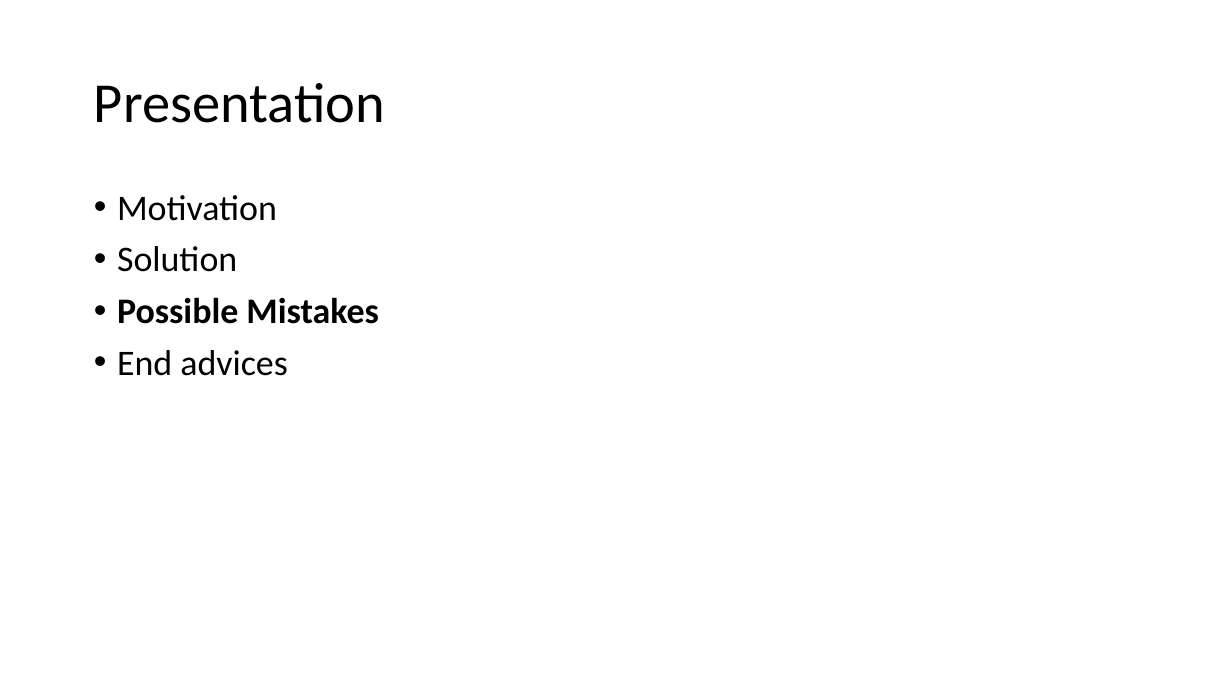
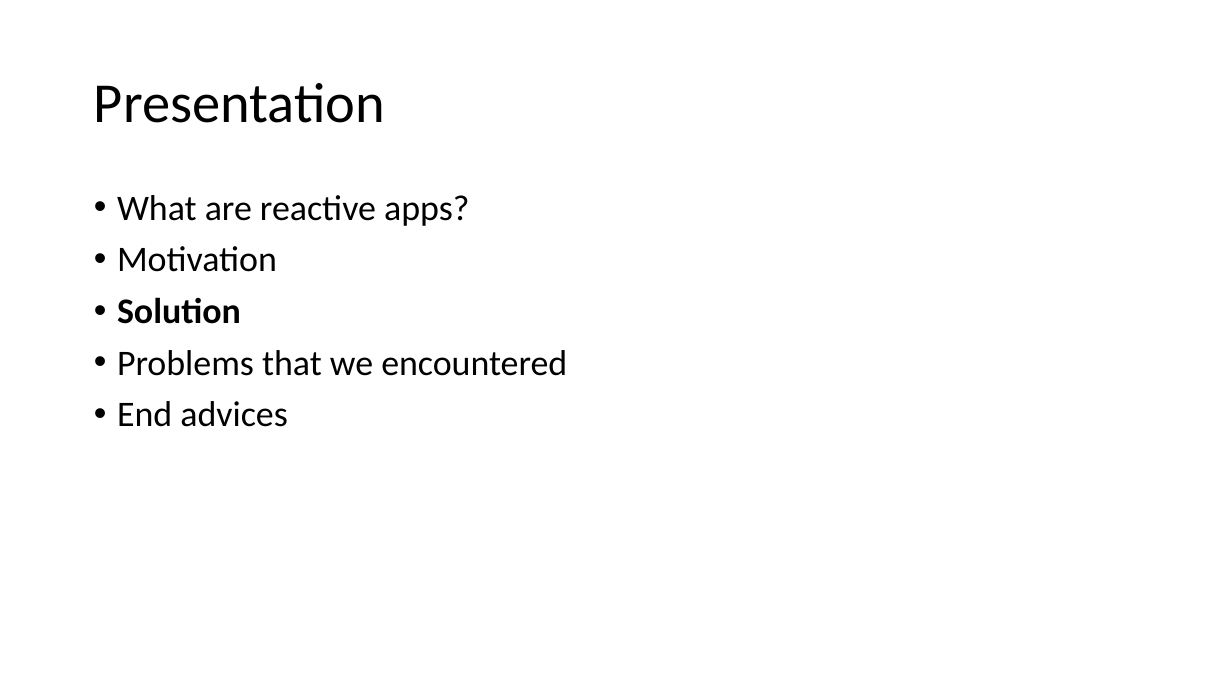
Before and after one commit to MihaiTheCoder/EventMadness, a slide deck: slide 13 of Reactive programming.pptx (slide 17 before the commit). Drawn at 1232x693 pixels with LibreOffice and Linux fonts; fonts in the diff are those of the drawing. Boxes give left, top, right and bottom in pixels: in the first picture for what was removed or moved away, otherwise in the second. Text is boxed around its words. In the diff, an @@ line names an element or a change of style, - is before the commit and + after.

```diff
--- a/Reactive programming.pptx
+++ b/Reactive programming.pptx
@@ text at (117, 195, 469, 226): paragraph added @@
+• What are reactive apps?
@@ text at (117, 297, 241, 324): bold on in "Solution" @@
@@ text at (117, 350, 567, 376): text changed; bold off @@
-• Possible Mistakes
+• Problems that we encountered
```
Also in this commit, not shown: 5 other slides changed, 5 slides added, 1 other file.
